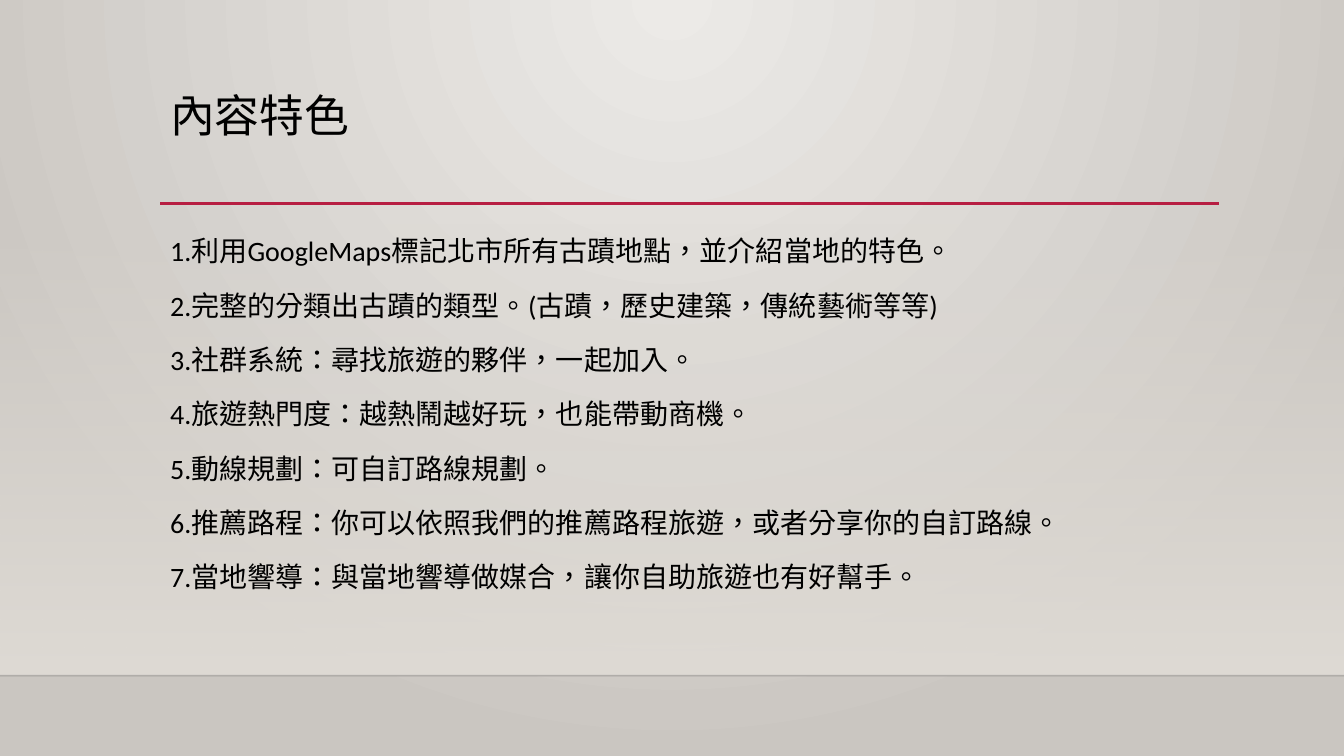
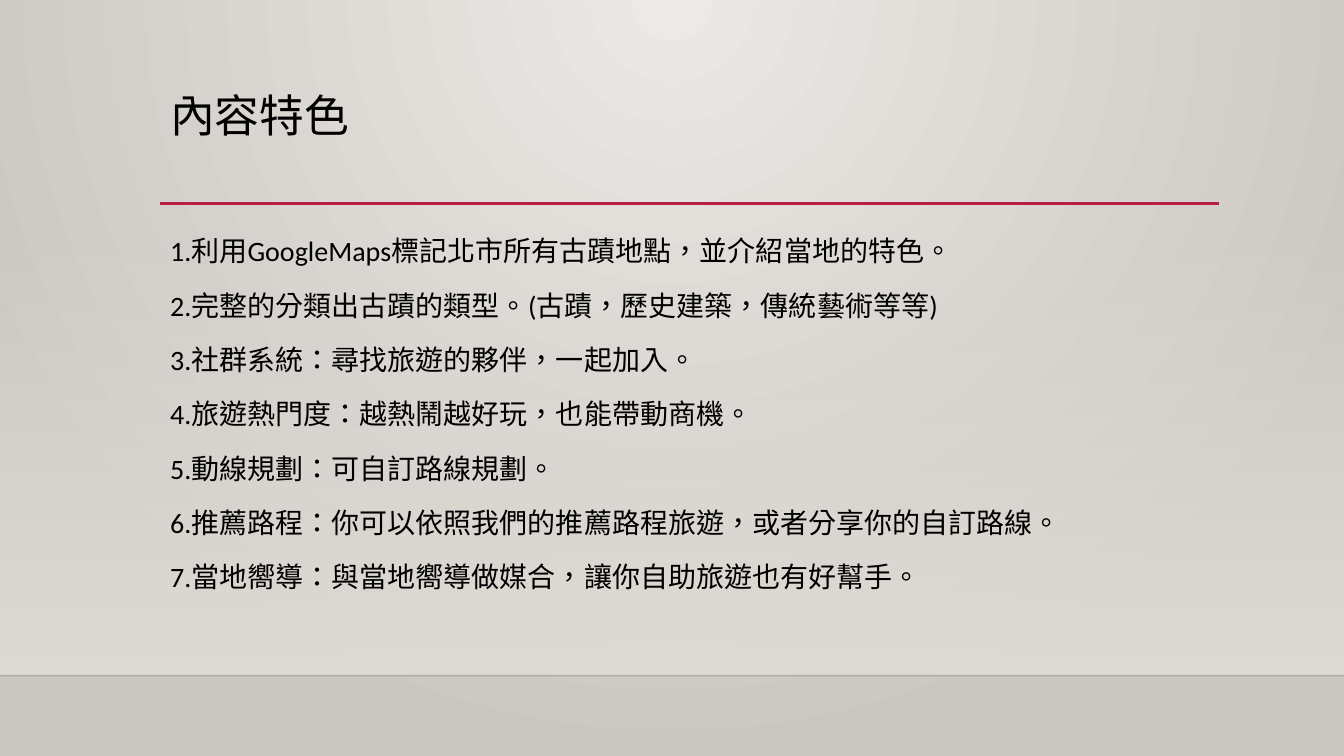
Before and after one commit to Jameswilson7788/TaipeiPapago, a slide deck: slide 3 of 北市啪啪走.pptx. Drawn at 1344x756 pixels with LibreOffice and Linux fonts; fonts in the diff are those of the drawing; background and template pictures are left out. Boxes give left, top, right and bottom in pixels: in the first picture for what was removed or moved away, otherwise in the second. Text is boxed around its words. In the diff, an @@ line names an element or a change of style, - is before the commit and + after.

```diff
--- a/北市啪啪走.pptx
+++ b/北市啪啪走.pptx
@@ text at [170,564,920,590]: text changed @@
-7.當地響導：與當地響導做媒合，讓你自助旅遊也有好幫手。
+7.當地嚮導：與當地嚮導做媒合，讓你自助旅遊也有好幫手。
```
Also in this commit, not shown: 4 other files.
